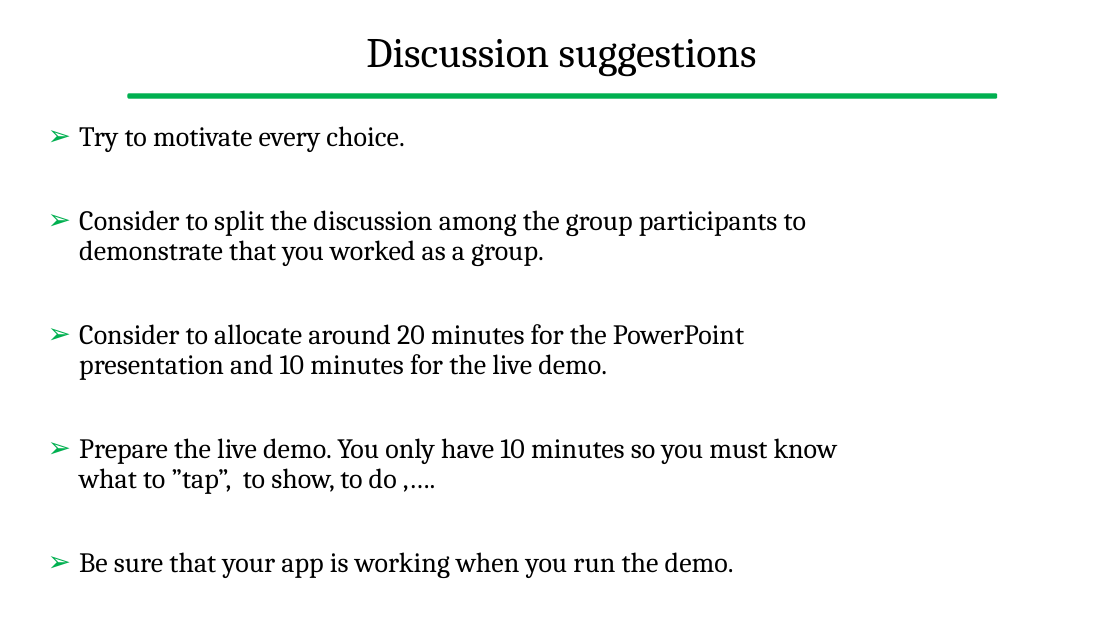
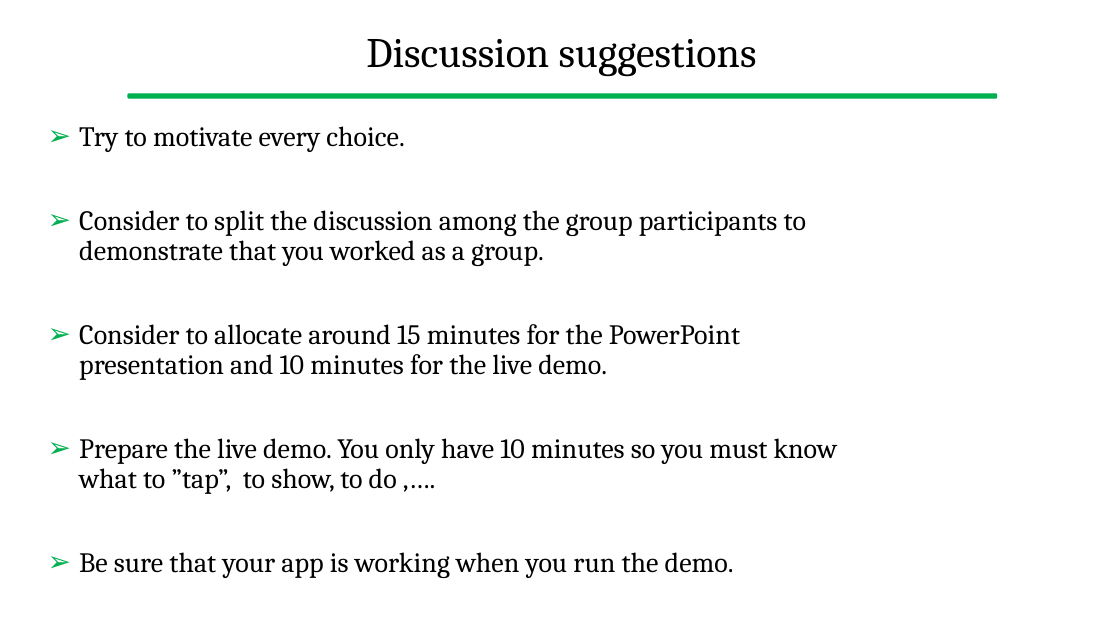
Before and after one commit to gcappon/bwthw, a slide deck: slide 8 of guides/project_discussion_guidelines.pptx. Drawn at 1120x630 pixels with LibreOffice and Linux fonts; fonts in the diff are those of the drawing. Boxes give left, top, right and bottom in pixels: in the first picture for what was removed or moved away, otherwise in the second. Text is boxed around its words. In the diff, an @@ line names an element or a change of style, - is before the commit and + after.

```diff
--- a/guides/project_discussion_guidelines.pptx
+++ b/guides/project_discussion_guidelines.pptx
@@ text at <box>79,324,740,380</box>: text changed @@
-➢ Consider to allocate around 20 minutes for the PowerPoint presentation and 10 minutes for the live demo.
+➢ Consider to allocate around 15 minutes for the PowerPoint presentation and 10 minutes for the live demo.
```
Also in this commit, not shown: 2 other slides changed, 10 other files.
